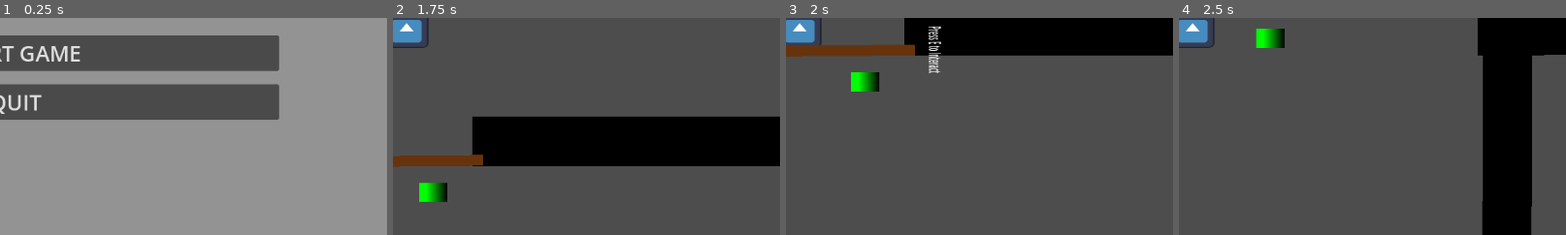
Above: before the commit, frames 1-4 (left to right).
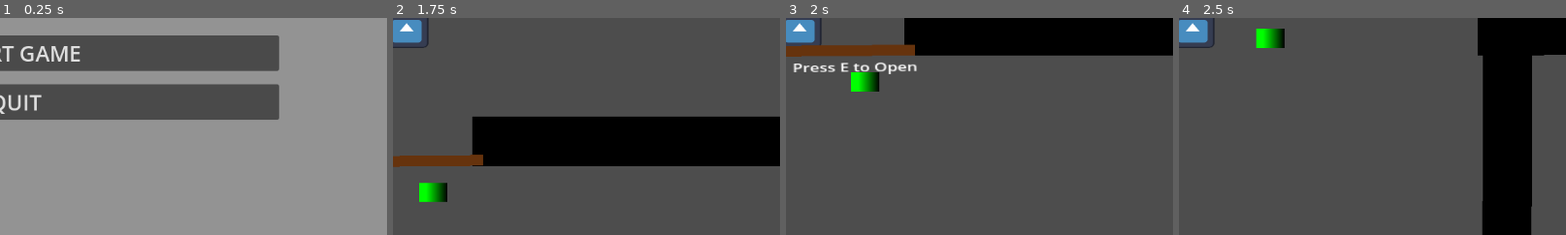
Above: after the commit, the same moments.

Repository: Shant12345/Not_So_Epic_Games
Game: Godot game, scene res://tscn/main_menu.tscn
The game is run twice, just before and just after one commit, with the same random seed, the same clock (stepped at 60 frames per second) and the same inputs. The engine's default icon, where the game draws it, is replaced by a stand-in: a white triangle on a blue panel in a dark square.
Inputs (mouse positions are % of the whole screen's width and height, from its top left):
- Up to frame 1 (0.25 s): no input
- Up to frame 2 (1.75 s): click "START GAME" at 0.5 s; move the mouse to (55, 50) at 1.27 s; hold Down (move_up) from 1.28 s (still down); hold Shift (sprint) from 1.28 s (still down)
- Up to frame 3 (2 s): keep holding Down (move_up); keep holding Shift (sprint)
- Up to frame 4 (2.5 s): keep holding Down (move_up); tap E (interact) at 2, 2.1 s; move the mouse to (45, 50) at 2.02 s; release Shift (sprint) at 2.03 s; tap Shift (sprint) at 2.3 s
The pictures show only the part of the screen within x 48-98%, y 46-96%; the shares and areas given below are measured in that part.

Frames 1-2 are identical in both runs. In frame 3, 1.1% of the frame differs, in the area x 2-41%, y 3-26%; in frame 4, nothing differs.

Commit message:
3/6

Diff:
--- a/Scripts/ghost_enemy.gd
+++ b/Scripts/ghost_enemy.gd
@@ -1,7 +1,7 @@
 extends CharacterBody2D
 
-@export var max_speed := 50.0
-@export var acceleration := 400.0
+@export var max_speed := 1100.0
+@export var acceleration := 2500.0
 
 func _ready() -> void:
 	var hit_box = get_node_or_null("HitBox")
--- /dev/null
+++ b/Scripts/inventory.gd
@@ -0,0 +1,77 @@
+extends Node
+class_name Inventory
+
+## Inventory system — stores items as { "name": String, "quantity": int, "description": String, "type": String }
+## Emits signals so the UI can stay in sync.
+
+signal inventory_changed
+signal item_used(item_name: String)
+
+const MAX_SLOTS := 20
+
+var items: Array[Dictionary] = []
+
+# ──────────────────────────────────────
+#  Public API
+# ──────────────────────────────────────
+
+## Returns true if the item was successfully added.
+func add_item(item_name: String, quantity: int = 1, description: String = "", type: String = "misc") -> bool:
+	# Try to stack onto an existing entry first
+	for item in items:
+		if item["name"] == item_name:
+			item["quantity"] += quantity
+			inventory_changed.emit()
+			return true
+
+	# Otherwise create a new slot (if room)
+	if items.size() >= MAX_SLOTS:
+		return false
+
+	items.append({
+		"name": item_name,
+		"quantity": quantity,
+		"description": description,
+		"type": type,
+	})
+	inventory_changed.emit()
+	return true
+
+
+## Removes *quantity* of the given item.  Returns true on success.
+func remove_item(item_name: String, quantity: int = 1) -> bool:
+	for i in items.size():
+		if items[i]["name"] == item_name:
+			items[i]["quantity"] -= quantity
+			if items[i]["quantity"] <= 0:
+				items.remove_at(i)
+			inventory_changed.emit()
+			return true
+	return false
+
+
+## Uses an item (removes 1 and emits item_used).
+func use_item(item_name: String) -> bool:
+	if remove_item(item_name, 1):
+		item_used.emit(item_name)
+		return true
+	return false
+
+
+## Returns the quantity of the given item (0 if not found).
+func get_item_quantity(item_name: String) -> int:
+	for item in items:
+		if item["name"] == item_name:
+			return item["quantity"]
+	return 0
+
+
+## Returns true if the inventory contains at least *quantity* of the item.
+func has_item(item_name: String, quantity: int = 1) -> bool:
+	return get_item_quantity(item_name) >= quantity
+
+
+## Clears the entire inventory.
+func clear() -> void:
+	items.clear()
+	inventory_changed.emit()
--- /dev/null
+++ b/Scripts/inventory_ui.gd
@@ -0,0 +1,183 @@
+extends Control
+
+## Inventory UI — toggled with the "inventory" input action (Tab).
+## Displays items in a grid of slots.  Left-click a slot to use the item.
+
+@onready var grid: GridContainer = $Panel/MarginContainer/VBoxContainer/ScrollContainer/GridContainer
+@onready var title_label: Label = $Panel/MarginContainer/VBoxContainer/TitleLabel
+
+var inventory: Inventory = null
+var slot_scene_cache: Dictionary = {}
+
+# ──────────────────────────────────────
+#  Lifecycle
+# ──────────────────────────────────────
+
+func _ready() -> void:
+	visible = false
+
+func setup(inv: Inventory) -> void:
+	inventory = inv
+	inventory.inventory_changed.connect(_refresh)
+	_refresh()
+
+func _input(event: InputEvent) -> void:
+	if event.is_action_pressed("inventory"):
+		toggle()
+
+# ──────────────────────────────────────
+#  Show / Hide
+# ──────────────────────────────────────
+
+func toggle() -> void:
+	visible = !visible
+	# Pause / unpause tree so gameplay freezes while inventory is open
+	get_tree().paused = visible
+
+func open() -> void:
+	visible = true
+	get_tree().paused = true
+
+func close() -> void:
+	visible = false
+	get_tree().paused = false
+
+# ──────────────────────────────────────
+#  Rendering
+# ──────────────────────────────────────
+
+func _refresh() -> void:
+	if grid == null:
+		return
+
+	# Remove old slot nodes
+	for child in grid.get_children():
+		child.queue_free()
+
+	if inventory == null:
+		return
+
+	for item in inventory.items:
+		var slot := _create_slot(item)
+		grid.add_child(slot)
+
+	# Fill remaining empty slots up to MAX_SLOTS for visual consistency
+	var empty_slots := inventory.MAX_SLOTS - inventory.items.size()
+	for i in empty_slots:
+		var empty := _create_empty_slot()
+		grid.add_child(empty)
+
+
+func _create_slot(item: Dictionary) -> PanelContainer:
+	var slot := PanelContainer.new()
+	slot.custom_minimum_size = Vector2(80, 80)
+
+	# Slot background style
+	var style := StyleBoxFlat.new()
+	style.bg_color = _get_slot_color(item.get("type", "misc"))
+	style.corner_radius_top_left = 6
+	style.corner_radius_top_right = 6
+	style.corner_radius_bottom_right = 6
+	style.corner_radius_bottom_left = 6
+	style.border_width_left = 2
+	style.border_width_top = 2
+	style.border_width_right = 2
+	style.border_width_bottom = 2
+	style.border_color = Color(1, 1, 1, 0.15)
+	slot.add_theme_stylebox_override("panel", style)
+
+	var vbox := VBoxContainer.new()
+	vbox.alignment = BoxContainer.ALIGNMENT_CENTER
+	slot.add_child(vbox)
+
+	# Item icon (emoji-style label for simplicity)
+	var icon_label := Label.new()
+	icon_label.text = _get_item_icon(item.get("type", "misc"))
+	icon_label.horizontal_alignment = HORIZONTAL_ALIGNMENT_CENTER
+	icon_label.add_theme_font_size_override("font_size", 28)
+	vbox.add_child(icon_label)
+
+	# Item name
+	var name_label := Label.new()
+	name_label.text = item["name"]
+	name_label.horizontal_alignment = HORIZONTAL_ALIGNMENT_CENTER
+	name_label.add_theme_font_size_override("font_size", 11)
+	name_label.add_theme_color_override("font_color", Color(0.9, 0.9, 0.9))
+	vbox.add_child(name_label)
+
+	# Quantity badge
+	if item["quantity"] > 1:
+		var qty_label := Label.new()
+		qty_label.text = "x" + str(item["quantity"])
+		qty_label.horizontal_alignment = HORIZONTAL_ALIGNMENT_CENTER
+		qty_label.add_theme_font_size_override("font_size", 10)
+		qty_label.add_theme_color_override("font_color", Color(0.7, 0.85, 1.0))
+		vbox.add_child(qty_label)
+
+	# Use-item button (invisible, overlays the slot)
+	var btn := Button.new()
+	btn.flat = true
+	btn.mouse_default_cursor_shape = Control.CURSOR_POINTING_HAND
+	btn.anchors_preset = Control.PRESET_FULL_RECT
+	btn.tooltip_text = item.get("description", item["name"])
+	btn.pressed.connect(func(): _on_slot_pressed(item["name"]))
+	slot.add_child(btn)
+
+	return slot
+
+
+func _create_empty_slot() -> PanelContainer:
+	var slot := PanelContainer.new()
+	slot.custom_minimum_size = Vector2(80, 80)
+
+	var style := StyleBoxFlat.new()
+	style.bg_color = Color(0.12, 0.12, 0.15, 0.5)
+	style.corner_radius_top_left = 6
+	style.corner_radius_top_right = 6
+	style.corner_radius_bottom_right = 6
+	style.corner_radius_bottom_left = 6
+	style.border_width_left = 1
+	style.border_width_top = 1
+	style.border_width_right = 1
+	style.border_width_bottom = 1
+	style.border_color = Color(1, 1, 1, 0.05)
+	slot.add_theme_stylebox_override("panel", style)
+
+	return slot
+
+
+# ──────────────────────────────────────
+#  Helpers
+# ──────────────────────────────────────
+
+func _on_slot_pressed(item_name: String) -> void:
+	if inventory:
+		inventory.use_item(item_name)
+
+
+func _get_slot_color(type: String) -> Color:
+	match type:
+		"healing":
+			return Color(0.15, 0.35, 0.15, 0.85)
+		"key":
+			return Color(0.4, 0.35, 0.1, 0.85)
+		"weapon":
+			return Color(0.35, 0.12, 0.12, 0.85)
+		"ammo":
+			return Color(0.12, 0.2, 0.35, 0.85)
+		_:
+			return Color(0.18, 0.18, 0.22, 0.85)
+
+
+func _get_item_icon(type: String) -> String:
+	match type:
+		"healing":
+			return "+"
+		"key":
+			return "*"
+		"weapon":
+			return "!"
+		"ammo":
+			return ">"
+		_:
+			return "?"
--- a/Scripts/player.gd
+++ b/Scripts/player.gd
@@ -5,12 +5,13 @@
 @export var acceleration := 3500.0
 @export var deceleration := 3500.0
 @export var max_stamina := 100.0
-@export var stamina_consumption := 20.0 # 100 / 20 = 5 seconds
+@export var stamina_consumption := 20.0
 @export var stamina_recovery := 15.0
 
 var health := 30
 var stamina := 100.0
 var is_sprint_exhausted := false
+var inventory: Inventory = null
 
 func _ready() -> void:
 	var hitbox = get_node_or_null("Hitbox")
@@ -18,12 +19,19 @@
 		hitbox.area_entered.connect(_on_area_entered)
 
 	set_health(health)
-	Input.set_mouse_mode(Input.MOUSE_MODE_CAPTURED)
 
-	# Anti-stuck optimizations
 	motion_mode = CharacterBody2D.MOTION_MODE_FLOATING
-	# A smaller safe margin helps avoid snagging on tiny physics seams
+
 	safe_margin = 0.05
+
+
+	inventory = Inventory.new()
+	add_child(inventory)
+	inventory.item_used.connect(_on_item_used)
+
+	var inv_ui = get_node_or_null("CanvasLayer/InventoryUI")
+	if inv_ui:
+		inv_ui.setup(inventory)
 
 func _physics_process(delta: float) -> void:
 	var direction := Input.get_vector("move_left", "move_right", "move_down", "move_up")
@@ -38,7 +46,7 @@
 			is_sprint_exhausted = true
 	else:
 		stamina += stamina_recovery * delta
-		if stamina >= 20: # Require 20% stamina to start sprinting again if exhausted
+		if stamina >= 20:
 			is_sprint_exhausted = false
 
 	stamina = clamp(stamina, 0, max_stamina)
@@ -65,14 +73,14 @@
 		if hp_number:
 			hp_number.text = str(health) + " / 100"
 
-		# Dynamic color logic
+
 		var style_box = health_bar.get_theme_stylebox("fill").duplicate()
 		if health > 50:
-			style_box.bg_color = Color(0, 0.8, 0.4) # Green
+			style_box.bg_color = Color(0, 0.8, 0.4)
 		elif health > 25:
-			style_box.bg_color = Color(0.803, 0.691, 0.041, 1.0) # Orange
+			style_box.bg_color = Color(0.803, 0.691, 0.041, 1.0)
 		else:
-			style_box.bg_color = Color(0.8, 0.1, 0.1) # Red
+			style_box.bg_color = Color(0.8, 0.1, 0.1)
 		health_bar.add_theme_stylebox_override("fill", style_box)
 
 	if health <= 0:
@@ -89,8 +97,16 @@
 
 func _on_area_entered(area_that_entered: Area2D) -> void:
 	if area_that_entered.name.begins_with("HealthPack") or area_that_entered.is_in_group("HealthPack"):
-		set_health(health + 10)
+		if inventory:
+			inventory.add_item("Health Pack", 1, "Restores 10 HP", "healing")
+		else:
+			set_health(health + 10)
 
+
+func _on_item_used(item_name: String) -> void:
+	match item_name:
+		"Health Pack":
+			set_health(health + 10)
 
 func get_global_player_position() -> Vector2:
 	return global_position
--- a/Scripts/surveillance_enemy.gd
+++ /dev/null
@@ -1,79 +0,0 @@
-extends CharacterBody2D
-
-@export var max_speed := 300.0
-@export var acceleration := 600.0
-@export var detection_radius := 400.0
-
-@onready var navigation_agent: NavigationAgent2D = $NavigationAgent2D
-@onready var detection_area: Area2D = $DetectionArea
-@onready var animation_player: AnimationPlayer = $AnimationPlayer
-
-var is_chasing := false
-var is_killing := false
-var damage_cooldown := 1.0
-var time_since_last_damage := 0.0
-
-func _ready() -> void:
-	navigation_agent.path_desired_distance = 20.0
-	navigation_agent.target_desired_distance = 20.0
-
-	# Configure detection area collision shape if it exists
-	var collision_shape = detection_area.get_node_or_null("CollisionShape2D")
-	if collision_shape and collision_shape.shape is CircleShape2D:
-		collision_shape.shape.radius = detection_radius
-
-	var hit_box = get_node_or_null("HitBox")
-	if hit_box:
-		hit_box.body_entered.connect(_on_hit_box_body_entered)
-
-func _on_hit_box_body_entered(body: Node2D) -> void:
-	if is_killing:
-		return
-
-	if body.name == "Player" or body.is_in_group("Player"):
-		if time_since_last_damage >= damage_cooldown:
-			inflict_damage(body)
-
-
-func inflict_damage(player: Node2D) -> void:
-	time_since_last_damage = 0.0
-	if player.has_method("take_damage"):
-		player.take_damage(10)
-
-	if animation_player.has_animation("kill"):
-		animation_player.play("kill")
-
-
-func _physics_process(delta: float) -> void:
-	if is_killing:
-		return
-
-	var player = get_tree().get_first_node_in_group("Player")
-
-	if player:
-		var distance_to_player = global_position.distance_to(player.global_position)
-
-
-		if distance_to_player <= detection_radius:
-			is_chasing = true
-		else:
-			is_chasing = false
-			velocity = velocity.move_toward(Vector2.ZERO, acceleration * delta)
-
-		if is_chasing:
-			navigation_agent.target_position = player.global_position
-
-			if not navigation_agent.is_navigation_finished():
-				var next_path_position: Vector2 = navigation_agent.get_next_path_position()
-				var direction := global_position.direction_to(next_path_position)
-				var desired_velocity := direction * max_speed
-				velocity = velocity.move_toward(desired_velocity, acceleration * delta)
-
-	time_since_last_damage += delta
-	move_and_slide()
-
-	var sprite = get_node_or_null("Sprite2D")
-	if sprite:
-		sprite.flip_h = velocity.x < 0
-
-		sprite.modulate = Color(1, 0.5, 0) if is_chasing else Color(1, 1, 0)
--- a/project.godot
+++ b/project.godot
@@ -59,3 +59,8 @@
 "events": [Object(InputEventKey,"resource_local_to_scene":false,"resource_name":"","device":-1,"window_id":0,"alt_press …(195 unchanged characters)…
 ]
 }
+inventory={
+"deadzone": 0.5,
+"events": [Object(InputEventKey,"resource_local_to_scene":false,"resource_name":"","device":-1,"window_id":0,"alt_pressed":false,"shift_pressed":false,"ctrl_pressed":false,"meta_pressed":false,"pressed":false,"keycode":0,"physical_keycode":4194306,"key_label":0,"unicode":0,"location":0,"echo":false,"script":null)
+]
+}
--- a/surveillance_enemy.tscn
+++ /dev/null
@@ -1,85 +0,0 @@
-[gd_scene load_steps=8 format=3 uid="uid://b2jmbtc20qs8"]
-
-[ext_resource type="Script" uid="uid://buereo0p0wxnk" path="res://Scripts/surveillance_enemy.gd" id="1_surv"]
-
-[sub_resource type="Gradient" id="Gradient_surv"]
-colors = PackedColorArray(1, 0.8, 0, 1, 0.8, 0.6, 0, 1)
-
-[sub_resource type="GradientTexture2D" id="GradientTexture2D_surv"]
-gradient = SubResource("Gradient_surv")
-fill_to = Vector2(0.5, 0.5)
-
-[sub_resource type="RectangleShape2D" id="RectangleShape2D_surv"]
-size = Vector2(40, 40)
-
-[sub_resource type="CircleShape2D" id="CircleShape2D_detect"]
-radius = 274.0292
-
-[sub_resource type="Animation" id="Animation_kill"]
-resource_name = "kill"
-length = 0.5
-tracks/0/type = "value"
-tracks/0/imported = false
-tracks/0/enabled = true
-tracks/0/path = NodePath("Sprite2D:scale")
-tracks/0/interp = 1
-tracks/0/loop_wrap = true
-tracks/0/keys = {
-"times": PackedFloat32Array(0, 0.5),
-"transitions": PackedFloat32Array(1, 1),
-"update": 0,
-"values": [Vector2(1, 1), Vector2(2, 2)]
-}
-tracks/1/type = "value"
-tracks/1/imported = false
-tracks/1/enabled = true
-tracks/1/path = NodePath("Sprite2D:modulate")
-tracks/1/interp = 1
-tracks/1/loop_wrap = true
-tracks/1/keys = {
-"times": PackedFloat32Array(0, 0.5),
-"transitions": PackedFloat32Array(1, 1),
-"update": 0,
-"values": [Color(1, 1, 1, 1), Color(1, 0, 0, 1)]
-}
-
-[sub_resource type="AnimationLibrary" id="AnimationLibrary_kill"]
-_data = {
-&"kill": SubResource("Animation_kill")
-}
-
-[node name="SurveillanceEnemy" type="CharacterBody2D"]
-collision_layer = 4
-collision_mask = 3
-script = ExtResource("1_surv")
-
-[node name="Sprite2D" type="Sprite2D" parent="."]
-texture = SubResource("GradientTexture2D_surv")
-
-[node name="CollisionShape2D" type="CollisionShape2D" parent="."]
-shape = SubResource("RectangleShape2D_surv")
-
-[node name="NavigationAgent2D" type="NavigationAgent2D" parent="."]
-avoidance_enabled = true
-radius = 20.0
-debug_enabled = true
-
-[node name="DetectionArea" type="Area2D" parent="."]
-collision_layer = 0
-collision_mask = 2
-
-[node name="CollisionShape2D" type="CollisionShape2D" parent="DetectionArea"]
-shape = SubResource("CircleShape2D_detect")
-debug_color = Color(1, 1, 0, 0.1)
-
-[node name="HitBox" type="Area2D" parent="."]
-collision_layer = 4
-collision_mask = 2
-
-[node name="CollisionShape2D" type="CollisionShape2D" parent="HitBox"]
-shape = SubResource("RectangleShape2D_surv")
-
-[node name="AnimationPlayer" type="AnimationPlayer" parent="."]
-libraries = {
-&"": SubResource("AnimationLibrary_kill")
-}
--- a/tscn/door.tscn
+++ b/tscn/door.tscn
@@ -9,7 +9,6 @@
 size = Vector2(160, 160)
 
 [sub_resource type="LabelSettings" id="LabelSettings_1"]
-font_size = 16
 
 [node name="Door" type="StaticBody2D"]
 script = ExtResource("1_abcde")
@@ -39,12 +38,13 @@
 shape = SubResource("RectangleShape2D_1")
 
 [node name="InteractLabel" type="Label" parent="."]
-visible = false
-offset_left = -75.0
-offset_top = -95.0
-offset_right = 75.0
-offset_bottom = -70.0
-text = "Press E to Interact"
+offset_left = 24.000008
+offset_top = 68.99999
+offset_right = 174.0
+offset_bottom = 93.99999
+rotation = -1.5730302
+scale = Vector2(1, 2.1597285)
+text = "Press E to Open"
 label_settings = SubResource("LabelSettings_1")
 horizontal_alignment = 1
 
--- /dev/null
+++ b/tscn/inventory_ui.tscn
@@ -0,0 +1,96 @@
+[gd_scene load_steps=4 format=3 uid="uid://b3656vmxvbcq6"]
+
+[ext_resource type="Script" uid="uid://bqgggw4r3e2c" path="res://Scripts/inventory_ui.gd" id="1_inv"]
+
+[sub_resource type="StyleBoxFlat" id="StyleBoxFlat_panel"]
+bg_color = Color(0.08, 0.08, 0.12, 0.92)
+border_width_left = 2
+border_width_top = 2
+border_width_right = 2
+border_width_bottom = 2
+border_color = Color(0.4, 0.55, 0.9, 0.6)
+corner_radius_top_left = 12
+corner_radius_top_right = 12
+corner_radius_bottom_right = 12
+corner_radius_bottom_left = 12
+shadow_color = Color(0, 0, 0, 0.4)
+shadow_size = 8
+
+[sub_resource type="StyleBoxFlat" id="StyleBoxFlat_scroll"]
+bg_color = Color(0.06, 0.06, 0.1, 0.5)
+corner_radius_top_left = 8
+corner_radius_top_right = 8
+corner_radius_bottom_right = 8
+corner_radius_bottom_left = 8
+
+[node name="InventoryUI" type="Control"]
+process_mode = 3
+layout_mode = 3
+anchors_preset = 15
+anchor_right = 1.0
+anchor_bottom = 1.0
+offset_left = -15.0
+offset_top = -2.0
+offset_right = -15.0
+offset_bottom = -2.0
+grow_horizontal = 2
+grow_vertical = 2
+script = ExtResource("1_inv")
+
+[node name="Panel" type="PanelContainer" parent="."]
+layout_mode = 1
+anchors_preset = 8
+anchor_left = 0.5
+anchor_top = 0.5
+anchor_right = 0.5
+anchor_bottom = 0.5
+offset_left = -459.0
+offset_top = -312.0
+offset_right = 101.0
+offset_bottom = 188.0
+grow_horizontal = 2
+grow_vertical = 2
+scale = Vector2(2.2995186, 1.5254334)
+theme_override_styles/panel = SubResource("StyleBoxFlat_panel")
+
+[node name="MarginContainer" type="MarginContainer" parent="Panel"]
+layout_mode = 2
+theme_override_constants/margin_left = 16
+theme_override_constants/margin_top = 16
+theme_override_constants/margin_right = 16
+theme_override_constants/margin_bottom = 16
+
+[node name="VBoxContainer" type="VBoxContainer" parent="Panel/MarginContainer"]
+layout_mode = 2
+theme_override_constants/separation = 12
+
+[node name="TitleLabel" type="Label" parent="Panel/MarginContainer/VBoxContainer"]
+layout_mode = 2
+theme_override_colors/font_color = Color(0.7, 0.82, 1, 1)
+theme_override_font_sizes/font_size = 22
+text = "INVENTORY"
+horizontal_alignment = 1
+
+[node name="HSeparator" type="HSeparator" parent="Panel/MarginContainer/VBoxContainer"]
+layout_mode = 2
+theme_override_constants/separation = 8
+
+[node name="HintLabel" type="Label" parent="Panel/MarginContainer/VBoxContainer"]
+layout_mode = 2
+theme_override_colors/font_color = Color(0.5, 0.55, 0.65, 1)
+theme_override_font_sizes/font_size = 24
+text = "Click an item to use it  |  Press TAB to close"
+horizontal_alignment = 1
+
+[node name="ScrollContainer" type="ScrollContainer" parent="Panel/MarginContainer/VBoxContainer"]
+layout_mode = 2
+size_flags_vertical = 3
+theme_override_styles/panel = SubResource("StyleBoxFlat_scroll")
+
+[node name="GridContainer" type="GridContainer" parent="Panel/MarginContainer/VBoxContainer/ScrollContainer"]
+layout_mode = 2
+size_flags_horizontal = 3
+size_flags_vertical = 3
+theme_override_constants/h_separation = 8
+theme_override_constants/v_separation = 8
+columns = 6
--- a/tscn/level_1.tscn
+++ b/tscn/level_1.tscn
@@ -7,6 +7,7 @@
 [ext_resource type="PackedScene" uid="uid://d0rvrp0m6pcj7" path="res://tscn/security.tscn" id="5_s4g3m"]
 [ext_resource type="PackedScene" uid="uid://crur1qf5w5qre" path="res://tscn/finish_line.tscn" id="6_pj4il"]
 [ext_resource type="PackedScene" uid="uid://dfk8x4v2b1oam" path="res://tscn/door.tscn" id="7_mhpqi"]
+
 
 [sub_resource type="NavigationPolygon" id="NavigationPolygon_game"]
 vertices = PackedVector2Array(0, 0, 10000, 0, 10000, 6000, 0, 6000)
@@ -30,11 +31,6 @@
 navigation_polygon = SubResource("NavigationPolygon_game")
 
 [node name="MazeLayout" parent="NavigationRegion2D" instance=ExtResource("3_xy5ct")]
-
-[node name="GhostEnemy" parent="." instance=ExtResource("4_h2n6l")]
-position = Vector2(3555.1682, 3213.992)
-max_speed = 700.0
-acceleration = 3000.0
 
 [node name="Security" parent="." instance=ExtResource("5_s4g3m")]
 position = Vector2(4995.8335, 596.14764)
@@ -80,3 +76,6 @@
 position = Vector2(524, 1246)
 rotation = 1.5612984
 scale = Vector2(1, 3.070405)
+
+[node name="GhostEnemy" parent="." instance=ExtResource("4_h2n6l")]
+position = Vector2(6285, 4014)
--- a/tscn/level_2.tscn
+++ b/tscn/level_2.tscn
@@ -1,8 +1,21 @@
-[gd_scene load_steps=2 format=3 uid="uid://c3wrkjdylnf2"]
+[gd_scene load_steps=4 format=3 uid="uid://c3wrkjdylnf2"]
 
 [ext_resource type="PackedScene" uid="uid://bvqgi8ujm64pg" path="res://tscn/layout_2.tscn" id="1_s1mjy"]
+[ext_resource type="PackedScene" uid="uid://cljxa44wmhn7y" path="res://tscn/player.tscn" id="2_s1mjy"]
+
+[sub_resource type="NavigationPolygon" id="NavigationPolygon_lv2"]
+vertices = PackedVector2Array(0, 0, 12000, 0, 12000, 8000, 0, 8000)
+polygons = Array[PackedInt32Array]([PackedInt32Array(0, 1, 2, 3)])
+outlines = Array[PackedVector2Array]([PackedVector2Array(0, 0, 12000, 0, 12000, 8000, 0, 8000)])
+source_geometry_group_name = &"navigation_polygon_source_group"
 
 [node name="Level_2" type="Node2D"]
 
-[node name="Layout_2" parent="." instance=ExtResource("1_s1mjy")]
+[node name="NavigationRegion2D" type="NavigationRegion2D" parent="."]
+navigation_polygon = SubResource("NavigationPolygon_lv2")
+
+[node name="Layout_2" parent="NavigationRegion2D" instance=ExtResource("1_s1mjy")]
 position = Vector2(70, 42)
+
+[node name="Player" parent="." instance=ExtResource("2_s1mjy")]
+position = Vector2(666, 310)
--- a/tscn/player.tscn
+++ b/tscn/player.tscn
@@ -1,8 +1,9 @@
-[gd_scene load_steps=9 format=3 uid="uid://cljxa44wmhn7y"]
+[gd_scene load_steps=10 format=3 uid="uid://cljxa44wmhn7y"]
 
 [ext_resource type="Script" uid="uid://bo7t3ps7h4mt2" path="res://Scripts/player.gd" id="1_7omxl"]
 [ext_resource type="Texture2D" uid="uid://dduw4wmhsvdpn" path="res://icon.svg" id="2_3c7ea"]
 [ext_resource type="PackedScene" uid="uid://d3h7qk3w5x2c" path="res://tscn/pause_menu.tscn" id="3_pause"]
+[ext_resource type="PackedScene" uid="uid://b3656vmxvbcq6" path="res://tscn/inventory_ui.tscn" id="4_inv"]
 
 [sub_resource type="StyleBoxFlat" id="StyleBoxFlat_bg"]
 bg_color = Color(0.1, 0.1, 0.1, 0.6)
@@ -144,6 +145,13 @@
 
 [node name="PauseMenu" parent="CanvasLayer" instance=ExtResource("3_pause")]
 
+[node name="InventoryUI" parent="CanvasLayer" instance=ExtResource("4_inv")]
+offset_left = -116.0
+offset_top = 0.0
+offset_right = -116.0
+offset_bottom = 0.0
+scale = Vector2(1.0012951, 1.0030499)
+
 [node name="Hitbox" type="Area2D" parent="."]
 
 [node name="Skin" type="Sprite2D" parent="Hitbox"]
Not shown, added: Scripts/inventory.gd.uid
Not shown, added: Scripts/inventory_ui.gd.uid
Not shown, removed: Scripts/surveillance_enemy.gd.uid
Not shown: 1 places in tscn/door.tscn that only renumber resources
